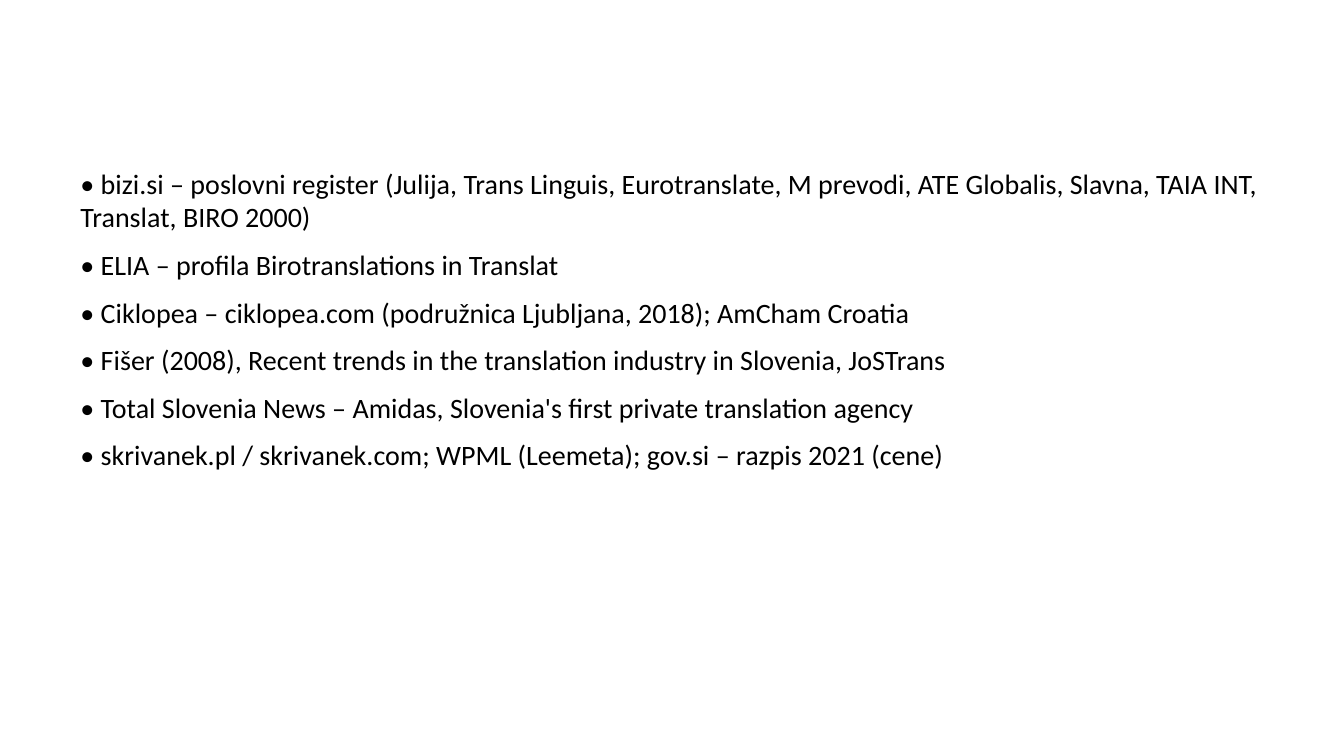
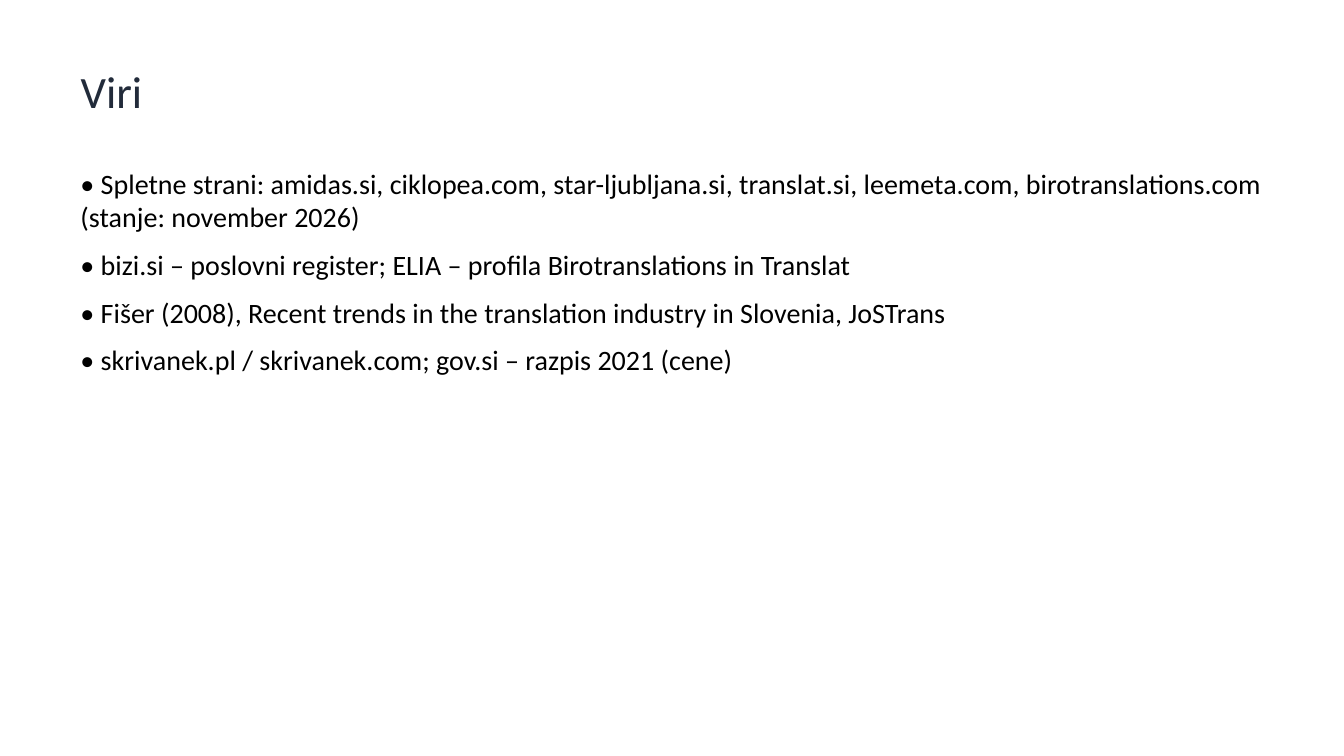
Before and after one commit to matjazambroz/github, a slide deck: slide 10 of analiza/analiza_konkurence_SI.pptx (slide 9 before the commit). Drawn at 1344x756 pixels with LibreOffice and Linux fonts; fonts in the diff are those of the drawing. Boxes give left, top, right and bottom in pixels: in the first picture for what was removed or moved away, otherwise in the second. Text is boxed around its words. In the diff, an @@ line names an element or a change of style, - is before the commit and + after.

```diff
--- a/analiza/analiza_konkurence_SI.pptx
+++ b/analiza/analiza_konkurence_SI.pptx
@@ title added at [81,77,143,108], 32 pt, text #222B3A @@
+Viri
@@ text at [80,174,1261,280]: text changed @@
-• bizi.si – poslovni register (Julija, Trans Linguis, Eurotranslate, M prevodi, ATE Globalis, Slavna, TAIA INT, Translat, BIRO 2000)
-• ELIA – profila Birotranslations in Translat
-• Ciklopea – ciklopea.com (podružnica Ljubljana, 2018); AmCham Croatia
+• Spletne strani: amidas.si, ciklopea.com, star-ljubljana.si, translat.si, leemeta.com, birotranslations.com (stanje: november 2026)
+• bizi.si – poslovni register; ELIA – profila Birotranslations in Translat
@@ text at [101,349,732,375]: text changed @@
-• Total Slovenia News – Amidas, Slovenia's first private translation agency
-• skrivanek.pl / skrivanek.com; WPML (Leemeta); gov.si – razpis 2021 (cene)
+• skrivanek.pl / skrivanek.com; gov.si – razpis 2021 (cene)
```
Also in this commit, not shown: 7 other slides changed, 2 slides added, 1 slide removed, 1 other file.
